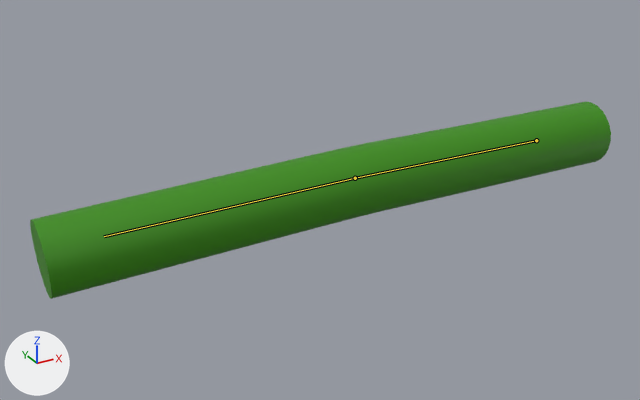
What one commit did to the Blender file Gusano_hueso.blend.
Rendered twice from a camera (50 mm lens) standing at (-1.75, -3.16, 1.57) and looking at (0.0, 0.02, -0.02). The axes (+X, +Y, +Z) are drawn at lower left. The lights are the same throughout. Both versions are drawn at frame 1 of the action 'ArmatureAction'; the numbers are the values there. The bones that bend it are drawn over the model as lines.

The first picture shows 'BezierCurve'.
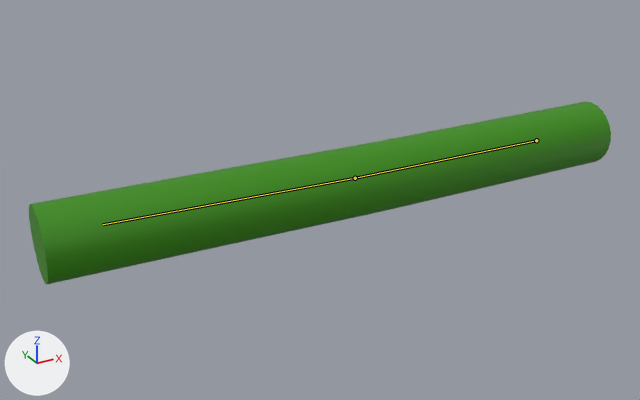
The change in detail:
Bone 'Bone' (bone_bone) turns from (-1, 2, 1) to (-1, 2, -1) degrees about its own x, y and z.

Pixel boxes [x1, y1, x2, y2] of what changed, in the pictures (640 x 400 px):
'BezierCurve', posed (8% shorter): before [30, 101, 611, 299]; after [29, 101, 611, 284]
bone 'Bone', root to tip: before (355, 178) to (104, 236); after (355, 178) to (103, 224)
